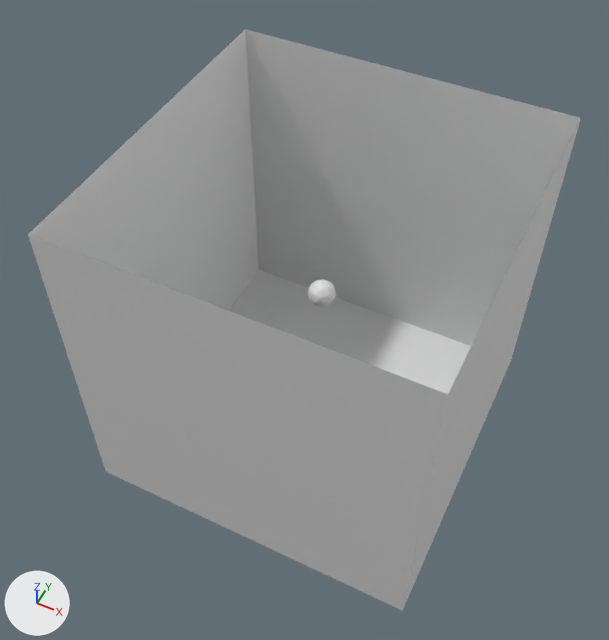
Two versions of the Blender file Practica 05  Simulación liquido/liquido.blend, one commit apart.
The view is the same before and after, from a 50 mm lens placed at (5.53, -11.92, 14.38), pointed at (-0.28, -0.31, -0.14). Every picture has the same lights, and +X, +Y and +Z are marked at lower left.
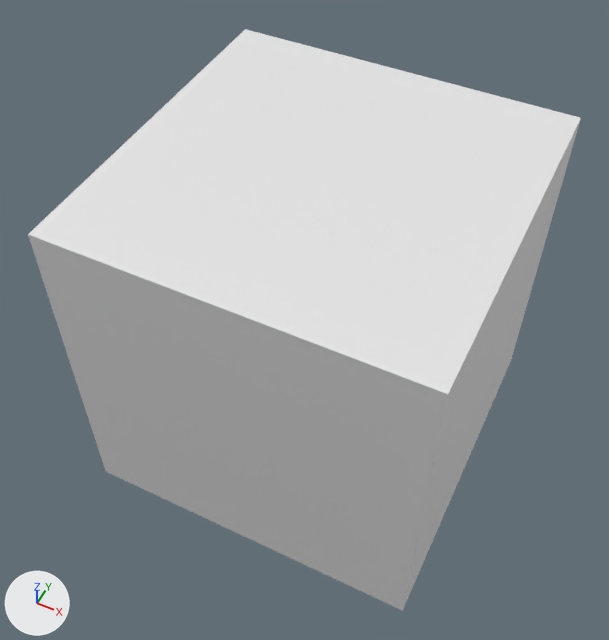
The newer file is also rescaled (x1.15) as a whole; pictures and numbers use the older file's frame.

Boxes [x1, y1, x2, y2] around the edits, measured in the pictures (609 x 640 px):
'Icosphere', deleted: before [308, 279, 336, 307]
part 1 of me_cube, added: after [28, 29, 581, 394]

The edits, one by one:
me_cube has 8 vertices, 5 faces and spans x -1.0..1.0, y -1.0..1.0, z -1.0..1.0.
me_cube is used by ob_cube; location (0.0, 0.0, 0.0); scale (4.02, 4.02, 4.02).
Verts and faces of me_cube; kept vertices keep their numbers, new ones are numbered from 8.
Before the commit, vertices of me_cube: 0 (1.0, 1.0, 1.0) at pixel (581, 117), 2 (1.0, -1.0, 1.0) at pixel (448, 394), 4 (-1.0, 1.0, 1.0) at pixel (245, 29), 6 (-1.0, -1.0, 1.0) at pixel (27, 234).
Part 1, on me_cube:
New faces: (0, 4, 6, 2).
Object 'Icosphere' (ob_icosphere) is deleted.
